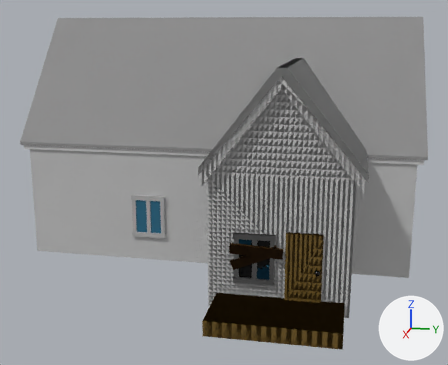
The Blender file Assets/Models/hermit_house.blend as it was, and as the next commit left it.
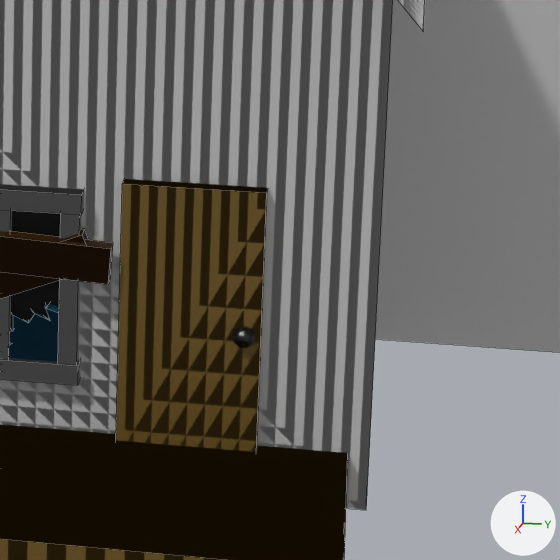
There are two pictures of each version: one whole from a camera (50 mm lens) standing at (22.85, 4.33, 7.79) and looking at (2.39, 0.24, 2.68), one close up on the part from 57% to 89% of the width and 51% to 91% of the height. The lights are fixed; the arrows at lower right show +X, +Y and +Z. The older version's two pictures come first. The close-ups show mesh edges as thin lines.

Objects in the first close-up: 'BS.009', 'Board.006', 'Board.007', 'CS.009', 'Cube.003', 'Door.001', 'HouseBase', 'Porch.001', 'RS.009', 'SideExt.001', 'TS.009', 'WindowPane.009' and 2 more.
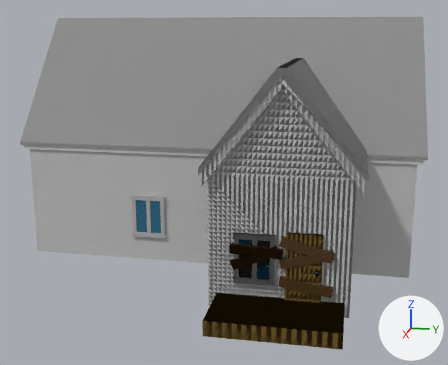
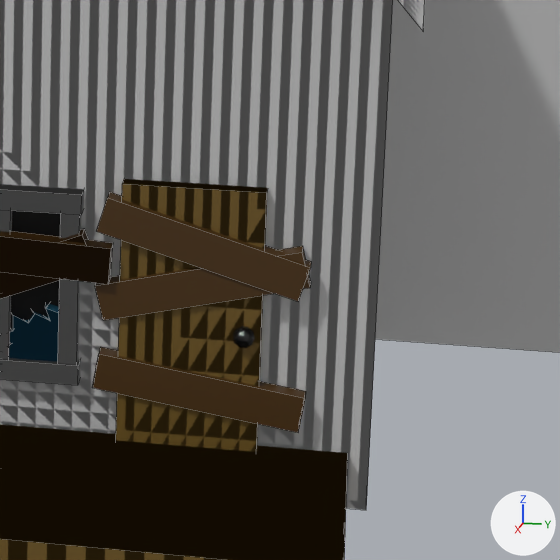
The edits, one by one:
Material 'board.007' (mat_board_007) is new.
Its base color is (0.0667, 0.0282, 0.00178) (brown #492f06).
Material 'board.002' (mat_board_002) is new.
Its base color is (0.0667, 0.0282, 0.00178) (brown #492f06).
Material 'board.001' (mat_board_001) is new.
Its base color is (0.0667, 0.0282, 0.00178) (brown #492f06).
Mesh me_cube_038 is new.
It is a box spanning x -1.0..1.0, y -1.0..1.0, z -1.0..1.0.
It uses material mat_board_007 (brown #492f06).
Mesh me_cube_037 is new.
It is a box spanning x -1.0..1.0, y -1.0..1.0, z -1.0..1.0.
It uses material mat_board_002 (brown #492f06).
Mesh me_cube_036 is new.
It is a box spanning x -1.0..1.0, y -1.0..1.0, z -1.0..1.0.
It uses material mat_board_001 (brown #492f06).
Object 'Board.010' (ob_board_010) is new; it shows me_cube_038.
Its location is (6.669, 3.397, 1.968).
Its rotation in degrees is (-16, 0, 0).
Its scale is (0.0655, 0.746, 0.134).
Object 'Board.009' (ob_board_009) is new; it shows me_cube_037.
Its location is (6.65, 3.397, 1.682).
Its rotation in degrees is (14, 0, 0).
Its scale is (0.0655, 0.746, 0.134).
Object 'Board.008' (ob_board_008) is new; it shows me_cube_036.
Its location is (6.65, 3.397, 0.873).
Its rotation in degrees is (-8.5, 0, 0).
Its scale is (0.0655, 0.746, 0.134).

Boxes (x1, y1, x2, y2) around the edits, measured in the close-ups (560 x 560 px):
'Board.010', added (brown): after (96, 192, 311, 301)
'Board.008', added (brown): after (92, 347, 306, 432)
'Board.009', added (brown): after (95, 246, 311, 320)
